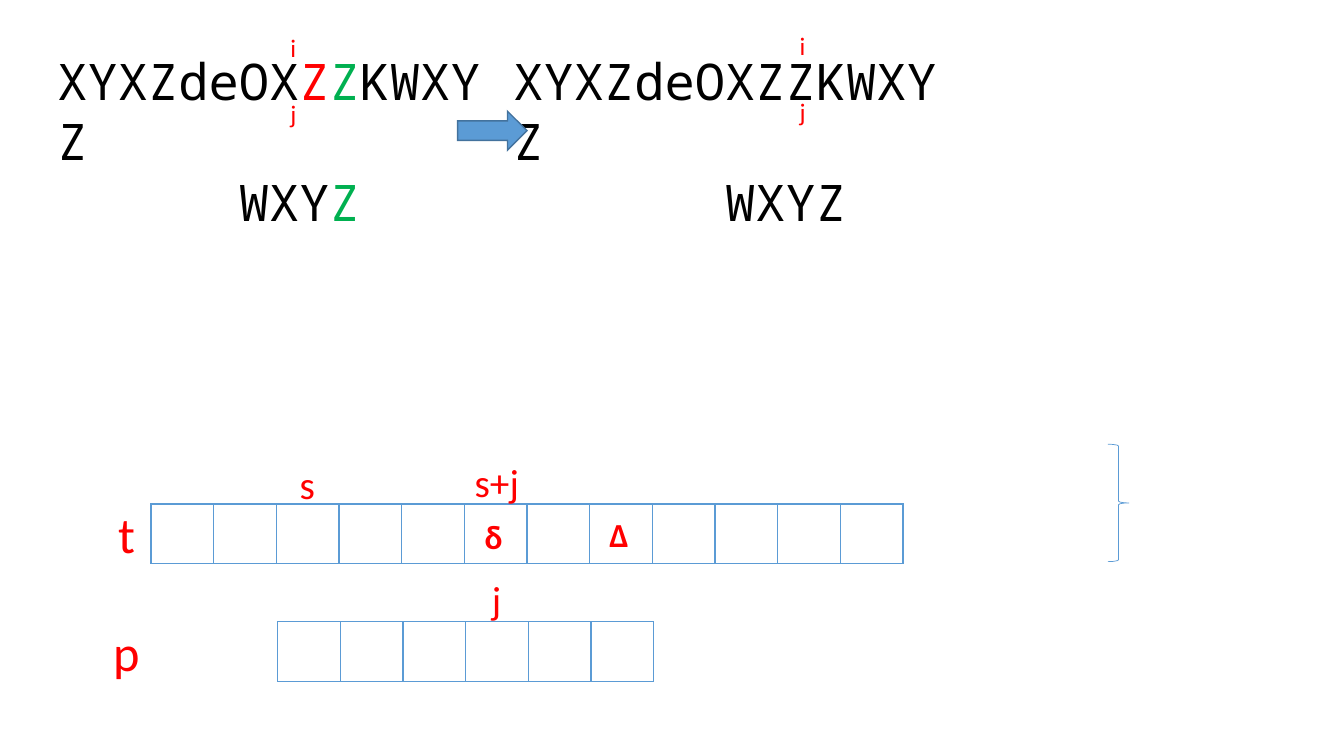
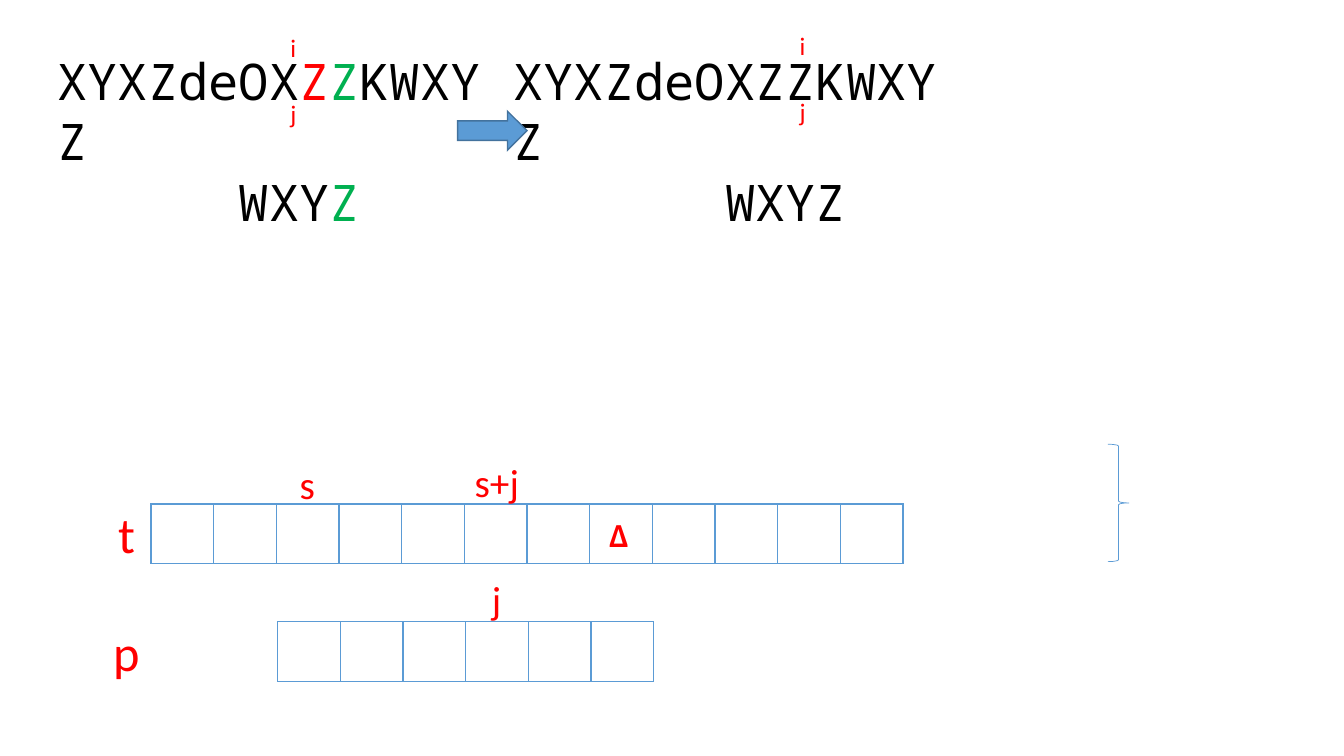
Before and after one commit to Waynefn/cpp_ds_algo, a slide deck: slide 86 of ppt.pptx. Drawn at 1344x756 pixels with LibreOffice and Linux fonts; fonts in the diff are those of the drawing. Boxes give left, top, right and bottom in pixels: in the first picture for what was removed or moved away, otherwise in the second. Text is boxed around its words. In the diff, an @@ line names an element or a change of style, - is before the commit and + after.

```diff
--- a/ppt.pptx
+++ b/ppt.pptx
@@ text removed at (485, 526, 503, 550) @@
-δ
```
Also in this commit, not shown: 6 other slides changed, 8 slides added, 1 slide removed, 41 other files.
